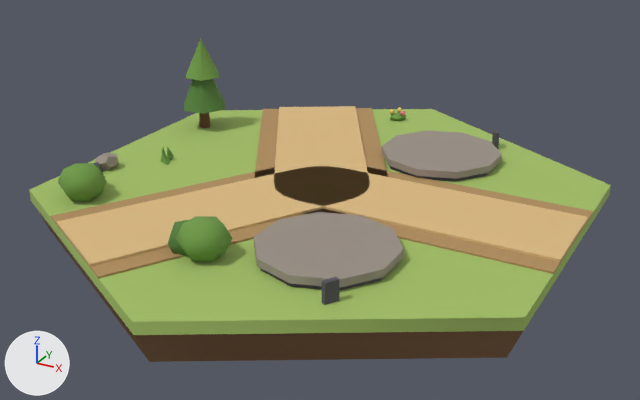
A saved change to the glTF model assets/tiles/tile_lightningFork.glb.
One viewpoint serves both versions: a 50 mm lens placed at (1.351, -2.47, 1.186), pointed at (0.022, -0.053, -0.022). Every picture has the same lights, and +X, +Y and +Z are marked at lower left. The first picture is the older version. Where no turn or scale is listed for an object, it has been applied to the vertices. Vertices at exactly the same position are counted once.

Names of what the first picture shows: 'deco_bush_0_a', 'deco_bush_0_b', 'deco_bush_5_a', 'deco_bush_5_b', 'deco_stone_2_a', 'deco_tree_3_crown', 'deco_tree_3_crown_b', 'deco_tree_3_trunk', 'ground', 'ground_soil', 'road_surface_0', 'road_surface_2', 'road_surface_4', 'road_verge_0', 'road_verge_2', 'road_verge_4', 'tower_slot_1_plate', 'tower_slot_2_plate' and 8 more.
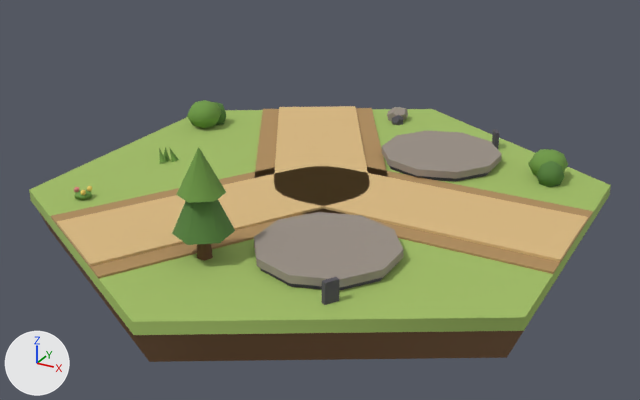
Where the newer file only moved an object's origin or applied its transform, the numbers keep the older frame.

Boxes [x1, y1, x2, y2] around the edits, measured in the pictures (640 x 400 px; the box of a moved part takes in the faces that stretch with it):
'deco_tree_3_crown', moved, turned, rescaled: before [183, 79, 225, 114]; after [172, 199, 235, 245]
'deco_bush_0_a', moved, turned, rescaled: before [176, 216, 233, 261]; after [187, 100, 222, 128]
'deco_tree_3_crown_b', moved, turned, rescaled: before [186, 38, 219, 81]; after [176, 147, 226, 203]
'deco_bush_5_a', moved, turned, rescaled: before [58, 163, 107, 201]; after [528, 149, 568, 176]
'deco_bush_5_b', moved, turned, rescaled (mostly hidden before): before [95, 165, 105, 178]; after [537, 161, 565, 187]
'deco_stone_2_a', moved, turned, rescaled: before [95, 153, 119, 170]; after [387, 107, 408, 121]
'deco_bush_0_b', moved, turned, rescaled (mostly hidden afterwards): before [168, 220, 188, 257]; after [214, 102, 226, 125]
part 4 of me_mesh_30, moved or reshaped: before [199, 113, 210, 128]; after [197, 244, 213, 261]

What changed in the scene script:
```text
Change me_mesh_22:
    remove me_mesh_22.from_pydata(...)  # 28 vertices, 36 faces; spans x -0.073..0.073, y -0.083..0.083, z -0.066..0.066
    add me_mesh_22.from_pydata(...)  # 28 vertices, 36 faces; spans x -0.752..-0.607, y 0.882..1.021, z -0.065..0.053
    me_mesh_22 part 1: the whole mesh is turned -98.7 degrees about the z axis through its middle and scaled by 0.892, then moved by (-0.68, 0.952, -0.006)
Change me_mesh_23:
    remove me_mesh_23.from_pydata(...)  # 24 vertices, 30 faces; spans x -0.0585..0.052, y -0.0531..0.0581, z -0.059..0.059
    add me_mesh_23.from_pydata(...)  # 24 vertices, 30 faces; spans x -0.6421..-0.5461, y 0.9591..1.0592, z -0.0571..0.0482
    me_mesh_23 part 2: the whole mesh is turned -98.7 degrees about the z axis through its middle and scaled by 0.892, then moved by (-0.5929, 1.0087, -0.0045)
Change me_mesh_28:
    remove me_mesh_28.from_pydata(...)  # 20 vertices, 36 faces; spans x -0.046..0.046, y -0.0483..0.0483, z -0.0343..0.0343
    add me_mesh_28.from_pydata(...)  # 20 vertices, 36 faces; spans x 0.6531..0.7407, y 0.9639..1.0527, z -0.0342..0.034
    me_mesh_28 part 3: the whole mesh is turned 29.9 degrees about the z axis through its middle and scaled by 0.995, then moved by (0.6969, 1.0083, -0.0001)
Change me_mesh_30:
    remove me_mesh_30.from_pydata(...)  # 14 vertices, 20 faces; spans x -0.0212..0.0238, y -0.0236..0.0215, z -0.0537..0.0537
    add me_mesh_30.from_pydata(...)  # 14 vertices, 20 faces; spans x 0.6578..0.7032, y -0.9728..-0.928, z -0.0537..0.0462
    me_mesh_30 part 4: 14 of 14 vertices moved; they spanned x -0.0212..0.0238, y -0.0236..0.0215, z -0.0537..0.0537 and now span x 0.6578..0.7032, y -0.9728..-0.928, z -0.0537..0.0462; mean shift (0.6756, -0.9533, -0.0038)
Change me_mesh_31:
    remove me_mesh_31.from_pydata(...)  # 9 vertices, 12 faces; spans x -0.097..0.097, y -0.087..0.087, z -0.107..0.107
    add me_mesh_31.from_pydata(...)  # 9 vertices, 12 faces; spans x 0.598..0.761, y -1.041..-0.862, z -0.114..0.086
    me_mesh_31 part 5: the whole mesh is turned 91.3 degrees about the z axis through its middle and scaled by 0.93, then moved by (0.68, -0.952, -0.014)
Change me_mesh_32:
    remove me_mesh_32.from_pydata(...)  # 9 vertices, 12 faces; spans x -0.075..0.075, y -0.068..0.068, z -0.075..0.075
    add me_mesh_32.from_pydata(...)  # 9 vertices, 12 faces; spans x 0.616..0.743, y -1.022..-0.882, z -0.09..0.05
    me_mesh_32 part 6: the whole mesh is turned 91.3 degrees about the z axis through its middle and scaled by 0.93, then moved by (0.68, -0.952, -0.02)
Change me_mesh_36:
    remove me_mesh_36.from_pydata(...)  # 28 vertices, 36 faces; spans x -0.071..0.071, y -0.082..0.082, z -0.065..0.065
    add me_mesh_36.from_pydata(...)  # 28 vertices, 36 faces; spans x 1.242..1.369, y 0.856..0.995, z -0.064..0.047
    me_mesh_36 part 7: the whole mesh is turned 174 degrees about the z axis through its middle and scaled by 0.853, then moved by (1.305, 0.926, -0.009)
Change me_mesh_37:
    remove me_mesh_37.from_pydata(...)  # 24 vertices, 30 faces; spans x -0.058..0.0508, y -0.0572..0.0532, z -0.0584..0.0584
    add me_mesh_37.from_pydata(...)  # 24 vertices, 30 faces; spans x 1.3211..1.4115, y 0.7659..0.8606, z -0.0558..0.0438
    me_mesh_37 part 8: the whole mesh is turned 174 degrees about the z axis through its middle and scaled by 0.853, then moved by (1.3685, 0.8165, -0.006)
```
